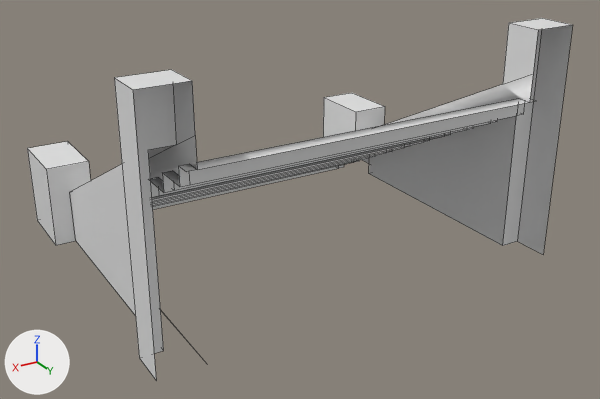
Renders of the FBX model Assets/Models/TileSets/Tileset 3/singleLongStair1.fbx from each side of a commit.
The view is the same before and after, from a camera (50 mm lens) standing at (2.25, 3.99, 1.21) and looking at (-0.03, 0.2, -0.69). Lighting does not change. The marker at lower left points along +X, +Y and +Z. Mesh edges are drawn as thin lines. Where no turn or scale is listed for an object, it has been applied to the vertices.
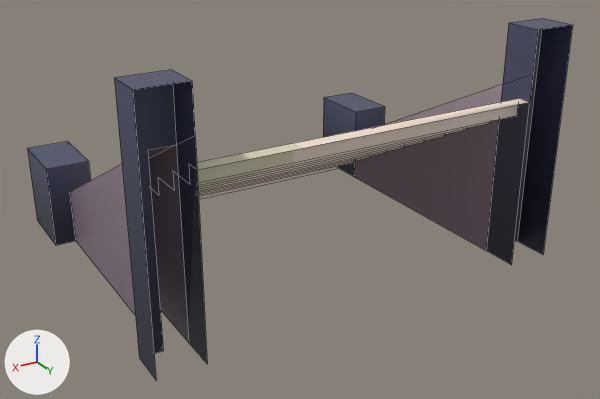
Where the newer file only moved an object's origin or applied its transform, the numbers keep the older frame.

Boxes [x1, y1, x2, y2] around the edits, measured in the pictures (600 x 399 px):
'Cube.050', surface changed, reshaped
    both: [27, 18, 573, 380]
part 1 of me_cube_108, cut back
    before: [339, 74, 536, 168]
    after: [339, 74, 533, 265]
part 2 of me_cube_108, cut back
    before: [149, 135, 202, 358]
    after: [149, 135, 207, 363]
part 3 of me_cube_108, surface changed
    both: [27, 18, 573, 380]

The change, as a diff of the scene's bpy script:
```diff
--- a/Assets/Models/TileSets/Tileset 3/singleLongStair1.fbx.py
+++ b/Assets/Models/TileSets/Tileset 3/singleLongStair1.fbx.py
@@ img_texture1_png @@
+img_texture1_png = load_image('texture1.png', 'texture1.png', 2245, 1200, 'sRGB')
@@ mat_material_067 @@
 mat_material_067 = principled_material('Material.067')
-mat_material_067.base_color = (0.8, 0.8, 0.8)  # white #e7e7e7
+mat_material_067.texture = img_texture1_png
 mat_material_067.roughness = 0.4
@@ me_cube_108 @@
 # used by ob_cube_050; location = (0.0, 0.0, 0.0)
-me_cube_108.from_pydata(...)  # 133 vertices, 88 faces; spans x -1.2..1.2, y -1.0..1.0, z -1.0..0.34
+me_cube_108.from_pydata(...)  # 94 vertices, 50 faces; spans x -1.2..1.2, y -1.0..1.0, z -1.0..0.34
+# me_cube_108 part 1
+# 21 vertices are removed from x -1.0, y -0.78..1.0, z -1.0..-0.04
+# 21 faces are deleted
+# 3 vertices are added at (-0.95, -0.58, -1.0), (-0.95, 1.0, -1.0), (-0.95, 0.79, -1.0)
+# 3 new faces join them
+# me_cube_108 part 2
+# 23 vertices are removed from x 0.95..1.0, y -0.78..1.0, z -0.89..0.0
+# 23 faces are deleted
+# 2 vertices are added at (0.95, 0.79, -1.0), (0.95, -0.58, -1.0)
+# 3 new faces join them
+# me_cube_108 part 3: 22 kept faces spanning x -1.2..1.2, y -1.0..1.0, z -1.0..0.34 get new texture (UV) coordinates
 me_cube_108.materials.append(mat_material_067)
```
